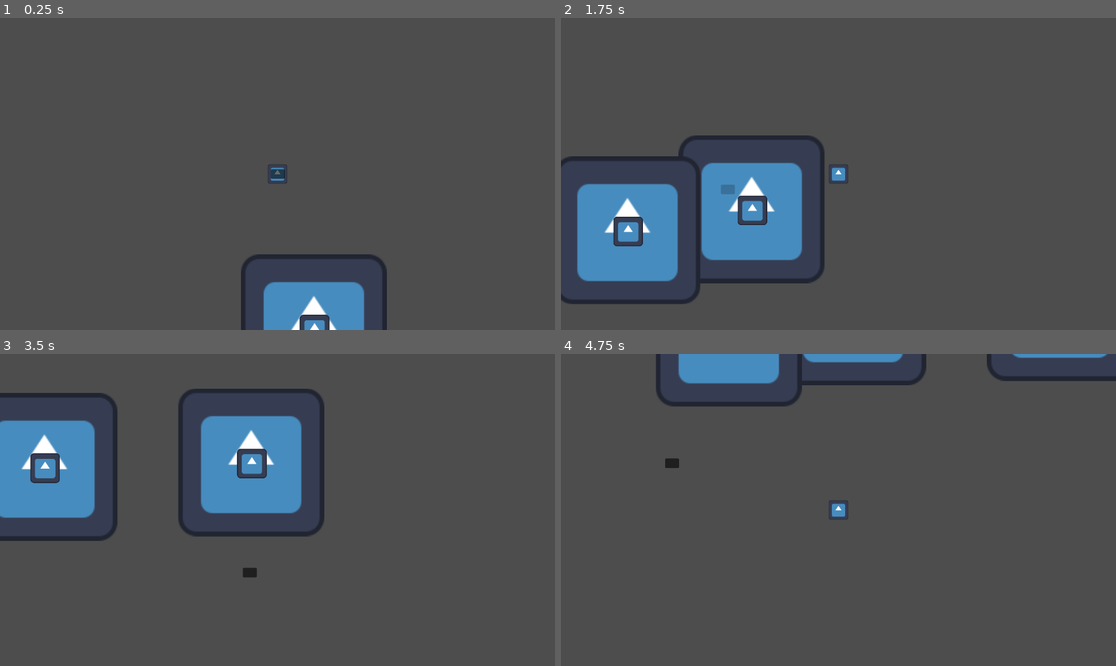
Above: before the commit, frames 1-4 (two rows, left to right).
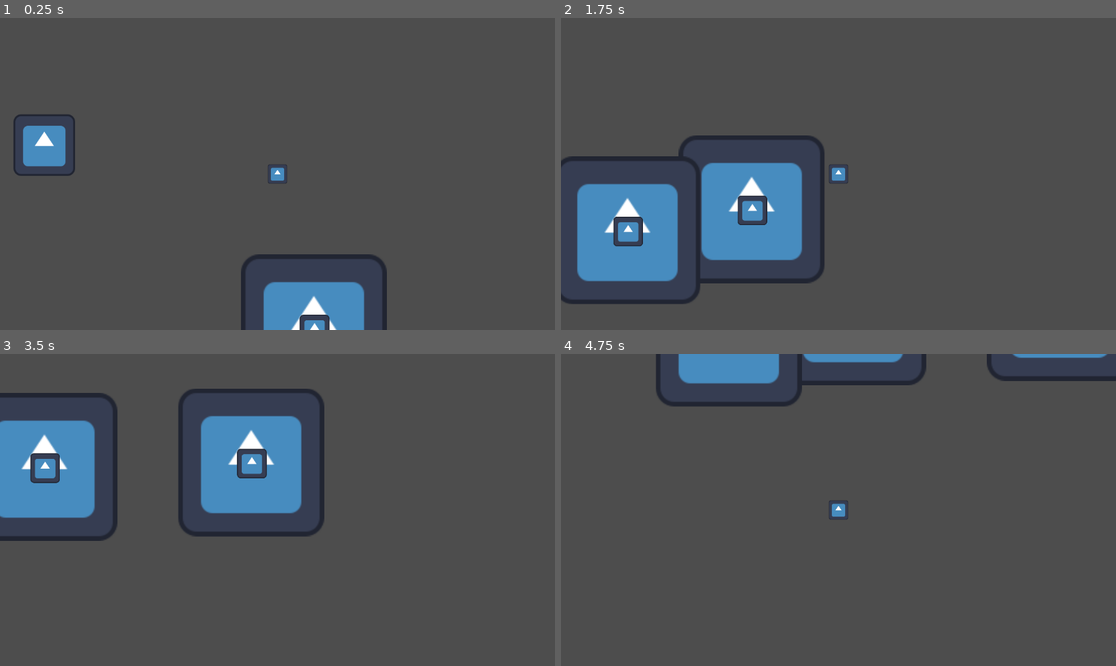
Above: after the commit, the same moments.

Repository: Eagleast/No_platform_the_game
Game: Godot game, scene res://Scenes/node_2d.tscn
Same seed, same stepped clock (60 frames per second), same inputs: the game is played once before the commit and once after it. The engine's default icon, where the game draws it, is replaced by a stand-in: a white triangle on a blue panel in a dark square.
Inputs (mouse positions are in pixels of both pictures, inside the frame that each line leads up to):
- Up to frame 1 (0.25 s): no input
- Up to frame 2 (1.75 s): tap Enter (ui_accept) at 0.5, 0.6, 0.77, 1.07, 1.52, 1.55 s; move the mouse to (960, 158) at 0.52 s; hold Right (ui_right) from 0.53 s (still down); move the mouse to (727, 189) at 1.27 s; click (727, 189) at 1.35 s
- Up to frame 3 (3.5 s): tap Enter (ui_accept) at 1.82, 2.1, 3.02, 3.05, 3.32 s; move the mouse to (333, 441) at 2.02 s; release Right (ui_right) at 2.03 s; hold Left (ui_left) 2.03-2.78 s; move the mouse to (249, 572) at 2.77 s; hold Right (ui_right) from 2.78 s (still down); click (249, 572) at 2.85 s
- Up to frame 4 (4.75 s): move the mouse to (1005, 556) at 3.52 s; tap Enter (ui_accept) at 3.6, 3.77, 4.07, 4.52, 4.55 s; move the mouse to (672, 463) at 4.27 s; release Right (ui_right) at 4.28 s; hold Left (ui_left) from 4.28 s (still down); click (672, 463) at 4.35 s

The runs differ from the first frame. In frame 1, 1.4% of the frame differs, in the area x 2-52%, y 30-52%; in frame 2, less than 0.1%; in frame 3, less than 0.1%; in frame 4, less than 0.1%.

Commit message:
debut du proto
les platforms peuvet etre poussé par un saut si le joueur est en contact

Diff:
--- /dev/null
+++ b/Scenes/jumper.gd
@@ -0,0 +1,46 @@
+extends CharacterBody2D
+
+var concected_platforms = []
+const SPEED = 300.0
+const JUMP_VELOCITY = -400.0
+@onready var area_2d = $Area2D
+var mass_player = 100
+
+# Get the gravity from the project settings to be synced with RigidBody nodes.
+var gravity = ProjectSettings.get_setting("physics/2d/default_gravity")
+
+
+func _physics_process(delta):
+	# Add the gravity.
+	if not is_on_floor():
+		velocity.y += gravity * delta
+		move_and_slide()
+
+	# Handle jump.
+	if Input.is_action_just_pressed("ui_accept") and is_on_floor():
+		jump()
+
+	# Get the input direction and handle the movement/deceleration.
+	# As good practice, you should replace UI actions with custom gameplay actions.
+	var direction = Input.get_axis("ui_left", "ui_right")
+	if direction:
+		velocity.x = direction * SPEED
+	else:
+		velocity.x = move_toward(velocity.x, 0, SPEED)
+
+
+
+func jump():
+	velocity.y = JUMP_VELOCITY
+	move_and_slide()
+	var connected_bodys = area_2d.get_overlapping_bodies()
+	print("conected ", connected_bodys)
+	for j in range(len(connected_bodys)):
+		print(connected_bodys[j])
+		if connected_bodys[j].is_in_group("platform"):
+			print("platform ", connected_bodys[j], " added")
+			concected_platforms.append(connected_bodys[j])
+	for i in range(len(concected_platforms)):
+		print("impulsed")
+		concected_platforms[i].impulse(position, JUMP_VELOCITY, mass_player)
+		print("mass plaer ", mass_player)
--- /dev/null
+++ b/Scenes/jumper.tscn
@@ -0,0 +1,22 @@
+[gd_scene load_steps=4 format=3 uid="uid://dvr0nl20r1wci"]
+
+[ext_resource type="Texture2D" uid="uid://brtt04gm73rop" path="res://icon.svg" id="1_5tifr"]
+
+[sub_resource type="CircleShape2D" id="CircleShape2D_l5evq"]
+radius = 63.2851
+
+[sub_resource type="CircleShape2D" id="CircleShape2D_7wnkw"]
+radius = 64.1249
+
+[node name="Jumper" type="CharacterBody2D"]
+
+[node name="Sprite2D" type="Sprite2D" parent="."]
+texture = ExtResource("1_5tifr")
+
+[node name="CollisionShape2D" type="CollisionShape2D" parent="."]
+shape = SubResource("CircleShape2D_l5evq")
+
+[node name="Area2D" type="Area2D" parent="."]
+
+[node name="CollisionShape2D" type="CollisionShape2D" parent="Area2D"]
+shape = SubResource("CircleShape2D_7wnkw")
--- /dev/null
+++ b/Scenes/jumper_scene.tscn
@@ -0,0 +1,14 @@
+[gd_scene load_steps=4 format=3 uid="uid://8l50u8maqmrn"]
+
+[ext_resource type="PackedScene" uid="uid://dvr0nl20r1wci" path="res://Scenes/jumper.tscn" id="1_csb1s"]
+[ext_resource type="Script" path="res://Scenes/jumper.gd" id="2_o8k6u"]
+[ext_resource type="PackedScene" uid="uid://c1j1gype5kvjh" path="res://Scenes/platform_movable.tscn" id="3_nln7u"]
+
+[node name="jumper_scene" type="Node2D"]
+
+[node name="Jumper" parent="." instance=ExtResource("1_csb1s")]
+position = Vector2(292, 188)
+script = ExtResource("2_o8k6u")
+
+[node name="sol" parent="." instance=ExtResource("3_nln7u")]
+position = Vector2(286, 342)
--- a/Scenes/node_2d.tscn
+++ b/Scenes/node_2d.tscn
@@ -1,9 +1,10 @@
-[gd_scene load_steps=5 format=3 uid="uid://ce57ha6jkbu2h"]
+[gd_scene load_steps=6 format=3 uid="uid://ce57ha6jkbu2h"]
 
 [ext_resource type="Script" path="res://Scripts/node_2d.gd" id="1_kyaf5"]
 [ext_resource type="PackedScene" uid="uid://dkmdn6cj3yc24" path="res://Scenes/black_hole.tscn" id="2_pmf72"]
 [ext_resource type="PackedScene" uid="uid://bkvay5w2qny6a" path="res://Scenes/not_a_player.tscn" id="3_031y3"]
 [ext_resource type="PackedScene" uid="uid://dcmd6s6ekge3t" path="res://Scenes/Platform_placer.tscn" id="4_u3sby"]
+[ext_resource type="PackedScene" uid="uid://dvr0nl20r1wci" path="res://Scenes/jumper.tscn" id="5_uj5oh"]
 
 [node name="Node2D" type="Node2D"]
 script = ExtResource("1_kyaf5")
@@ -15,5 +16,8 @@
 position = Vector2(484, 50)
 
 [node name="platform_placer" parent="." instance=ExtResource("4_u3sby")]
+visible = false
+
+[node name="Jumper" parent="." instance=ExtResource("5_uj5oh")]
 
 [connection signal="place_platform" from="platform_placer" to="." method="_on_platform_placer_place_platform"]
--- a/Scenes/not_a_player.gd
+++ b/Scenes/not_a_player.gd
@@ -35,21 +35,21 @@
 		#print(scaling)
 		player_2.velocity += Vector2(pullers[i] - player_2.position).normalized() * (20000000/pow(scaling,2)) * delta
 		#print(player_2.velocity)
-# Called when the node enters the scene tree for the first time.
-func _ready():
-	pass # Replace with function body.
-
 
 # Called every frame. 'delta' is the elapsed time since the previous frame.
 func _process(delta):
 	#calculate velocity with blackholes
+
 	gravitational_pull(pullers, delta)
+
 	gravitational_pull_remover(not_pullers, pullers)
 	#set gravity
 	if not is_on_floor():
 		#print("add gravity")
 		player_2.velocity.y += 300 * delta
 		print("vel : " ,player_2.velocity)
+
 	max_velocity(velocity)
+
 	move_and_slide()
 	pass
--- /dev/null
+++ b/Scenes/platform_movable.gd
@@ -0,0 +1,8 @@
+extends RigidBody2D
+var mass_platform = 300
+var scaling = 0.3
+
+func impulse(mass_pos, jump_dir,mass_player):
+	print("mass player inside ", mass_player)
+	apply_impulse((Vector2(0, jump_dir*-scaling)), Vector2(0,0))
+	print("scale ", scaling)
--- /dev/null
+++ b/Scenes/platform_movable.tscn
@@ -0,0 +1,30 @@
+[gd_scene load_steps=5 format=3 uid="uid://c1j1gype5kvjh"]
+
+[ext_resource type="Script" path="res://Scenes/platform_movable.gd" id="1_b14m2"]
+[ext_resource type="Texture2D" uid="uid://brtt04gm73rop" path="res://icon.svg" id="1_iw2k4"]
+
+[sub_resource type="RectangleShape2D" id="RectangleShape2D_ma3fa"]
+size = Vector2(248, 20)
+
+[sub_resource type="RectangleShape2D" id="RectangleShape2D_6nx1j"]
+size = Vector2(255, 51)
+
+[node name="sol" type="RigidBody2D" groups=["platform"]]
+position = Vector2(524, 390)
+gravity_scale = 1.66533e-16
+script = ExtResource("1_b14m2")
+
+[node name="Sprite2D" type="Sprite2D" parent="."]
+scale = Vector2(-1.95, 0.36)
+texture = ExtResource("1_iw2k4")
+
+[node name="CollisionShape2D" type="CollisionShape2D" parent="."]
+position = Vector2(1, 0)
+scale = Vector2(1, 2.22)
+shape = SubResource("RectangleShape2D_ma3fa")
+
+[node name="Area2D" type="Area2D" parent="." groups=["platform"]]
+
+[node name="CollisionShape2D" type="CollisionShape2D" parent="Area2D"]
+position = Vector2(0.5, -0.5)
+shape = SubResource("RectangleShape2D_6nx1j")
